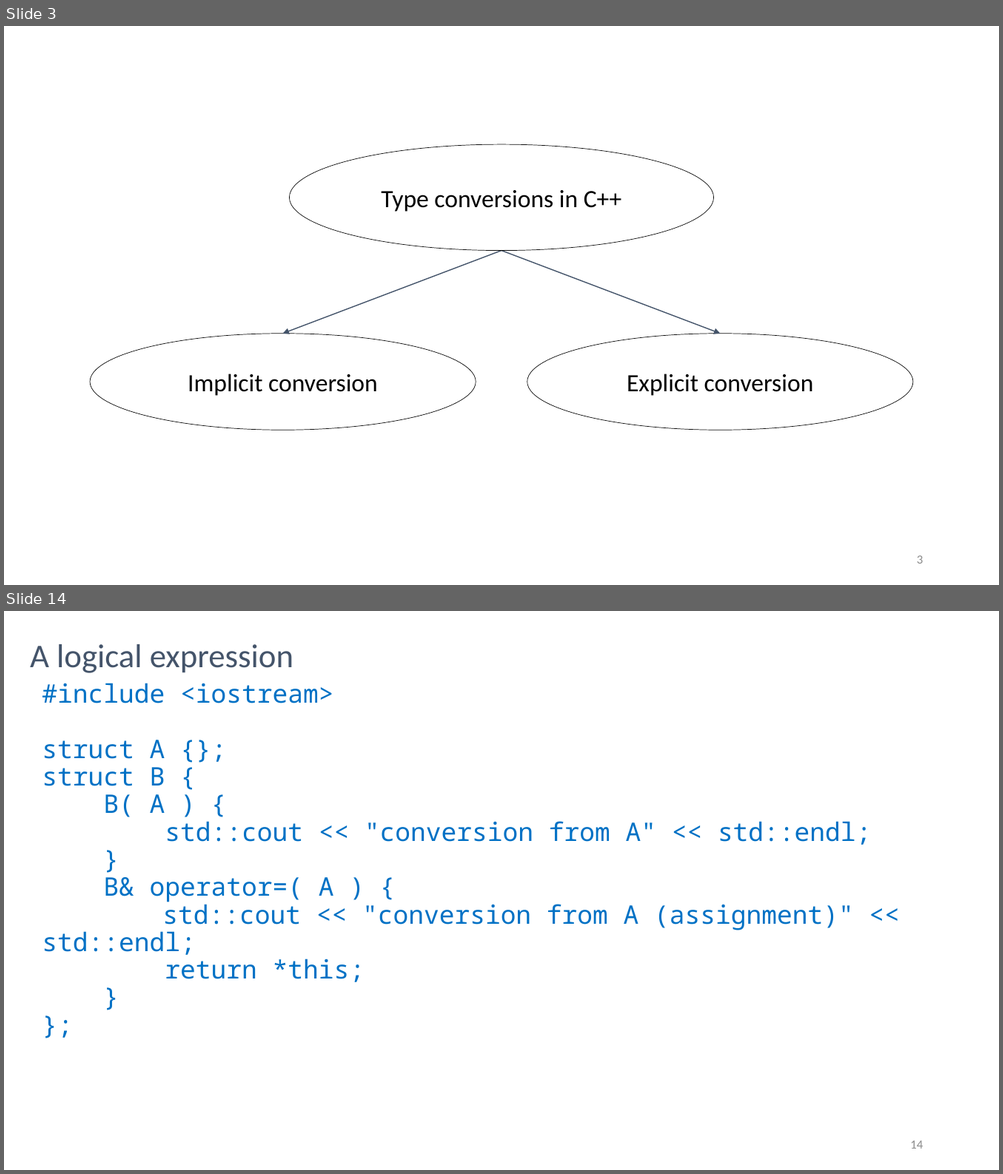
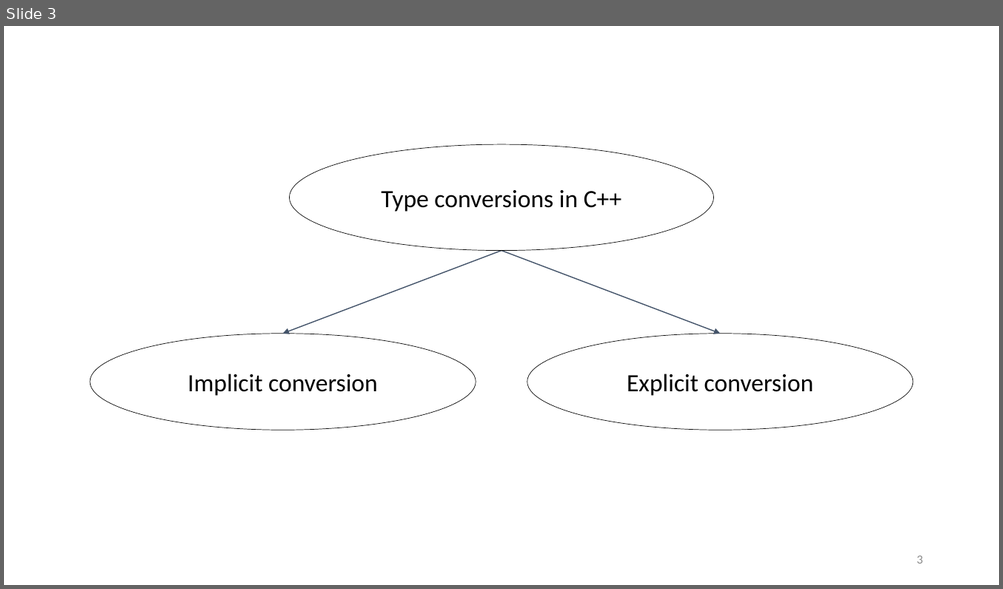
Before and after one commit to rarutyun/cpp-courses, a slide deck: 05_casts/05_Type_Conversion.pptx. Shown one above the other, each under a label of ours: slides 3 and 14 before the commit, slide 3 after it; the slides between them are not shown. The pictures are 1003x1174 and 1003x589 pixels, drawn with LibreOffice and Linux fonts; fonts in the diff are those of the drawing. Boxes give left, top, right and bottom in pixels: in the first picture for what was removed or moved away, otherwise in the second. Text is boxed around its words. In the diff, an @@ line names an element or a change of style, - is before the commit and + after.

```diff
--- a/05_casts/05_Type_Conversion.pptx
+++ b/05_casts/05_Type_Conversion.pptx
@@ slide 14 removed at <box>4,611,999,1170</box>, background #FFFFFF @@
@@ title removed at <box>30,644,293,673</box> @@
-A logical expression
@@ text removed at <box>42,683,871,982</box> @@
-#include <iostream>
-struct A {};
-struct B {
-B( A ) {
-std::cout << "conversion from A" << std::endl;
-}
-B& operator=( A ) {
-std::cout << "conversion from A (assignment)" << std::endl;
-return *this;
-}
-};
@@ page number removed at <box>910,1141,922,1149</box> @@
-14
```
Also in this commit, not shown: 26 other slides removed, 17 other files.
